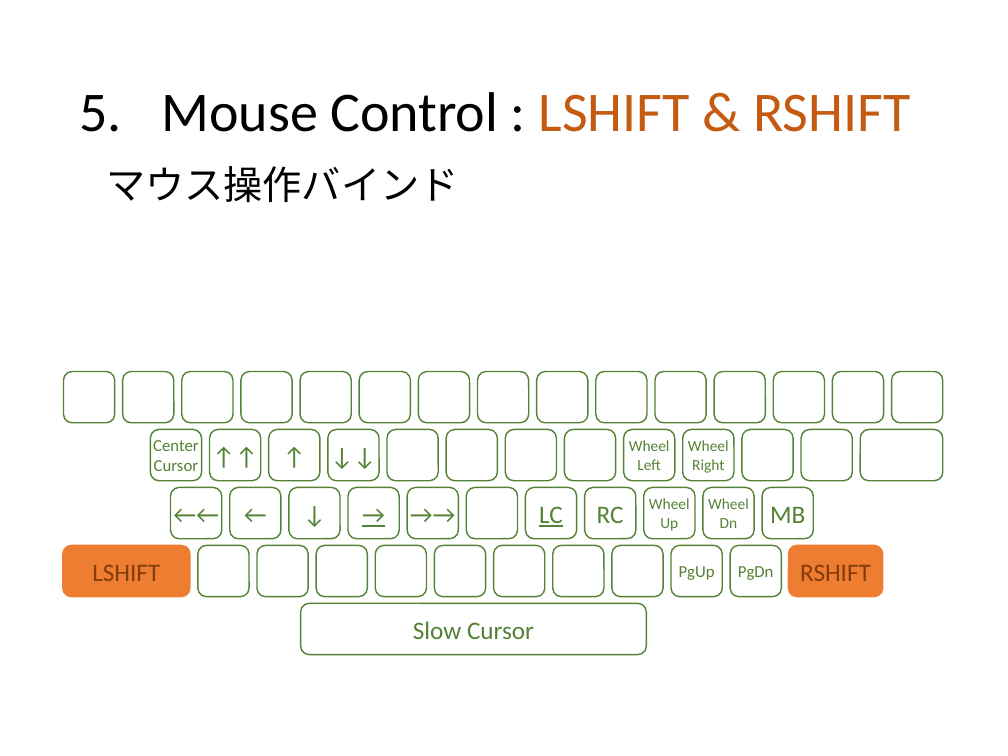
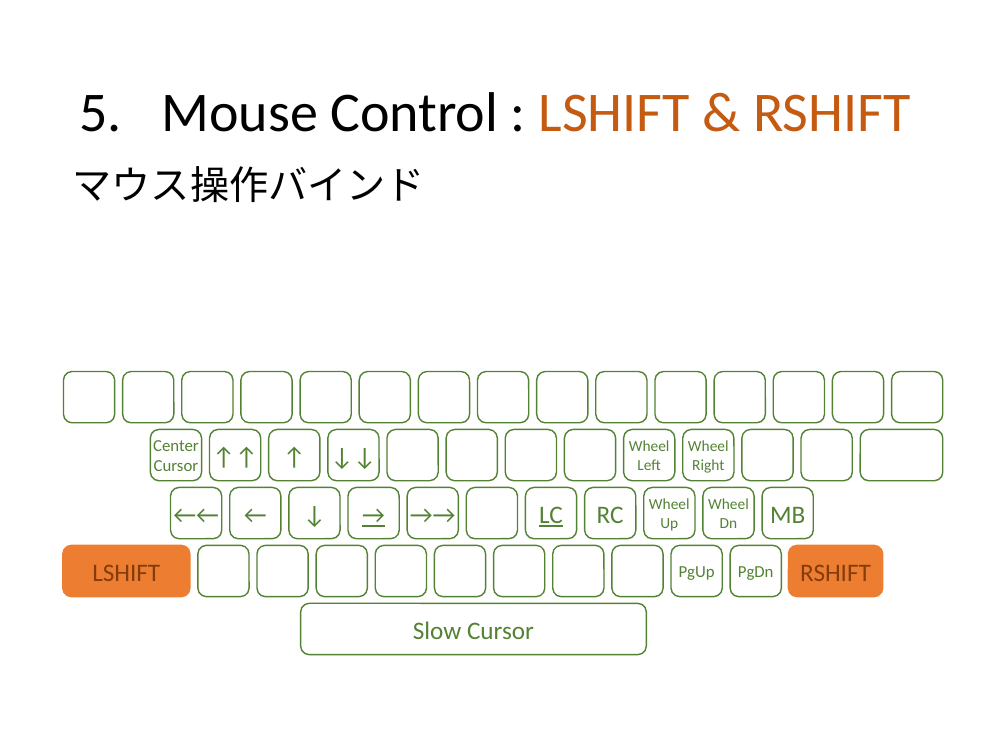
Before and after one commit to ittooo66/myAHK, a slide deck: slide 9 of MANUAL.pptx. Drawn at 1008x756 pixels with LibreOffice and Linux fonts; fonts in the diff are those of the drawing. Boxes give left, top, right and bottom in pixels: in the first picture for what was removed or moved away, otherwise in the second. Text is boxed around its words. In the diff, an @@ line names an element or a change of style, - is before the commit and + after.

```diff
--- a/MANUAL.pptx
+++ b/MANUAL.pptx
@@ text "マウス操作バインド": place and size @@
-text "マウス操作バインド" at <box>106,166,458,203</box>
+text "マウス操作バインド" at <box>73,166,425,203</box>
```
Also in this commit, not shown: 12 other slides changed.
